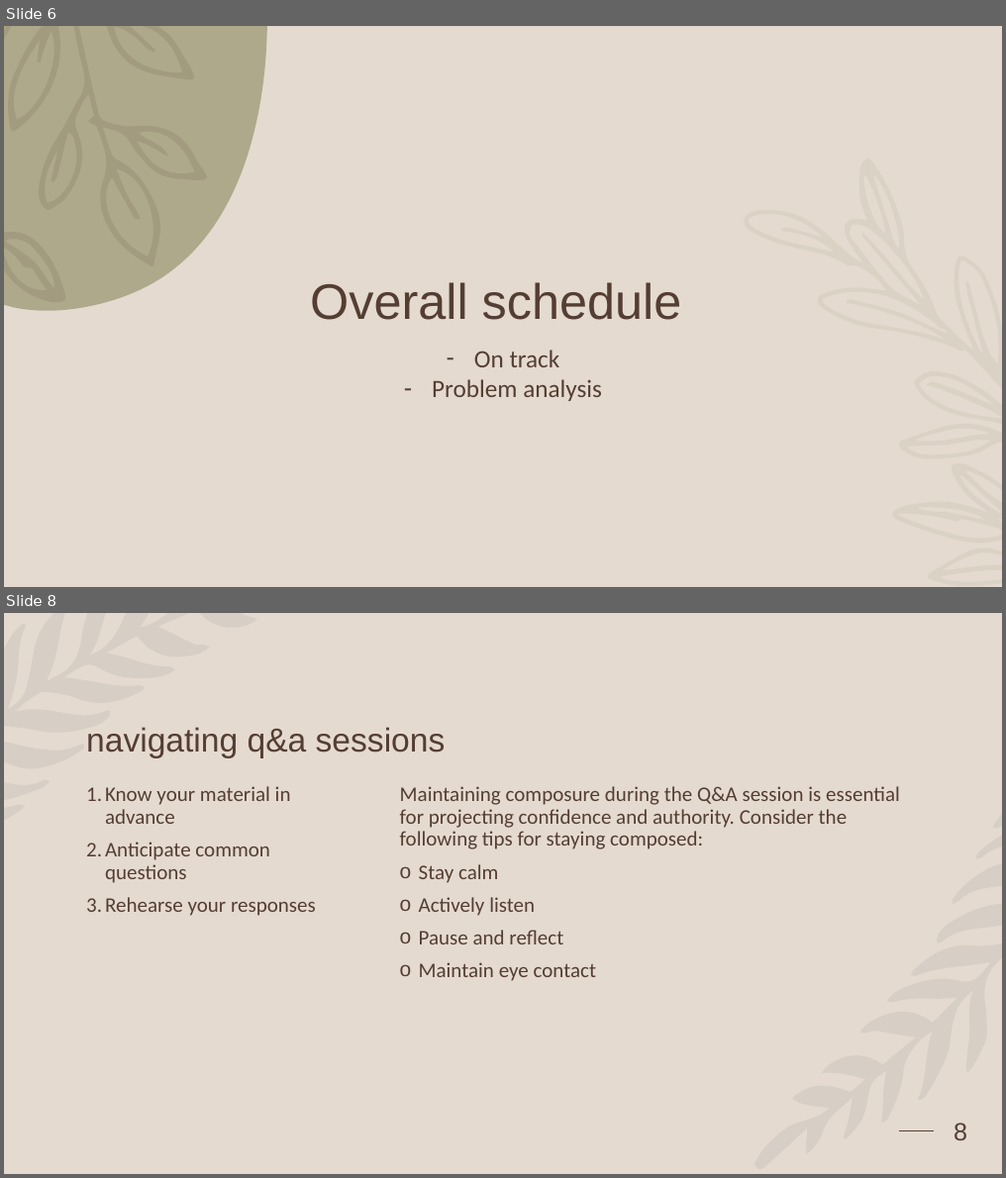
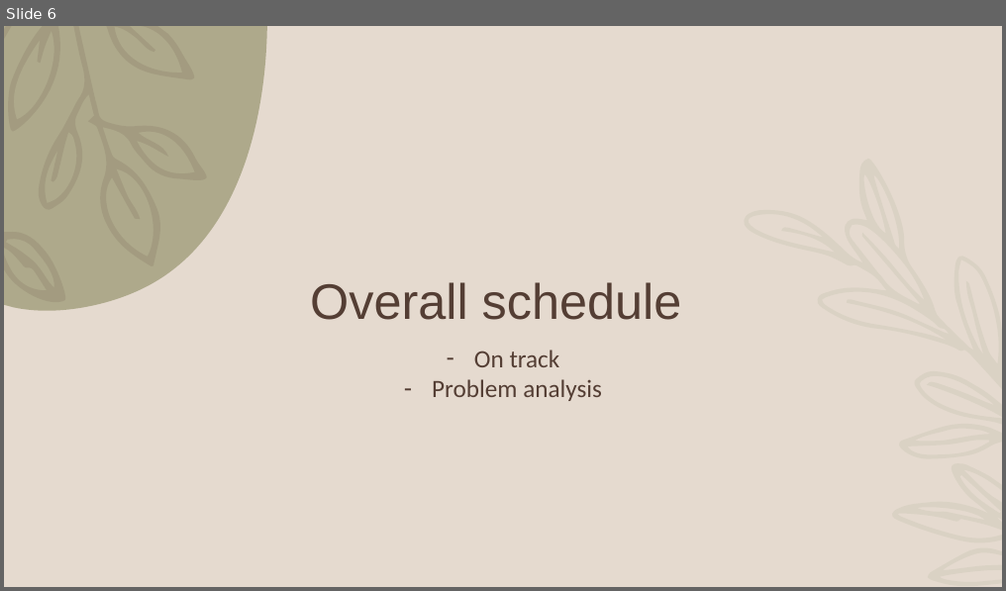
Before and after one commit to GraceWangui/bayesian-causal-analysis, a slide deck: Presentations/MSC DISSERTATION Presentations.pptx. Shown one above the other, each under a label of ours: slides 6 and 8 before the commit, slide 6 after it; the slides between them are not shown. The pictures are 1006x1178 and 1006x591 pixels, drawn with LibreOffice and Linux fonts; fonts in the diff are those of the drawing; background and template pictures are left out. Boxes give left, top, right and bottom in pixels: in the first picture for what was removed or moved away, otherwise in the second. Text is boxed around its words. In the diff, an @@ line names an element or a change of style, - is before the commit and + after.

```diff
--- a/Presentations/MSC DISSERTATION Presentations.pptx
+++ b/Presentations/MSC DISSERTATION Presentations.pptx
@@ slide 8 removed at [4, 613, 1002, 1174], background #E5DACF @@
@@ freeform shape removed at [4, 613, 257, 820] @@
@@ title removed at [86, 727, 446, 759] @@
-navigating q&a sessions
@@ text removed at [105, 786, 316, 916] @@
-1. Know your material in advance
-2. Anticipate common questions
-3. Rehearse your responses
@@ text removed at [400, 786, 900, 981] @@
-Maintaining composure during the Q&A session is essential for projecting confidence and authority. Consider the following tips for staying composed:
-  o Stay calm
-  o Actively listen
-  o Pause and reflect
-  o Maintain eye contact
@@ freeform shape removed at [754, 814, 1002, 1170] @@
@@ line removed from (899, 1131) to (934, 1131) @@
@@ page number removed at [953, 1123, 967, 1141] @@
-8
```
Also in this commit, not shown: 3 slides changed, 5 slides added, 4 other slides removed, 7 other files.
